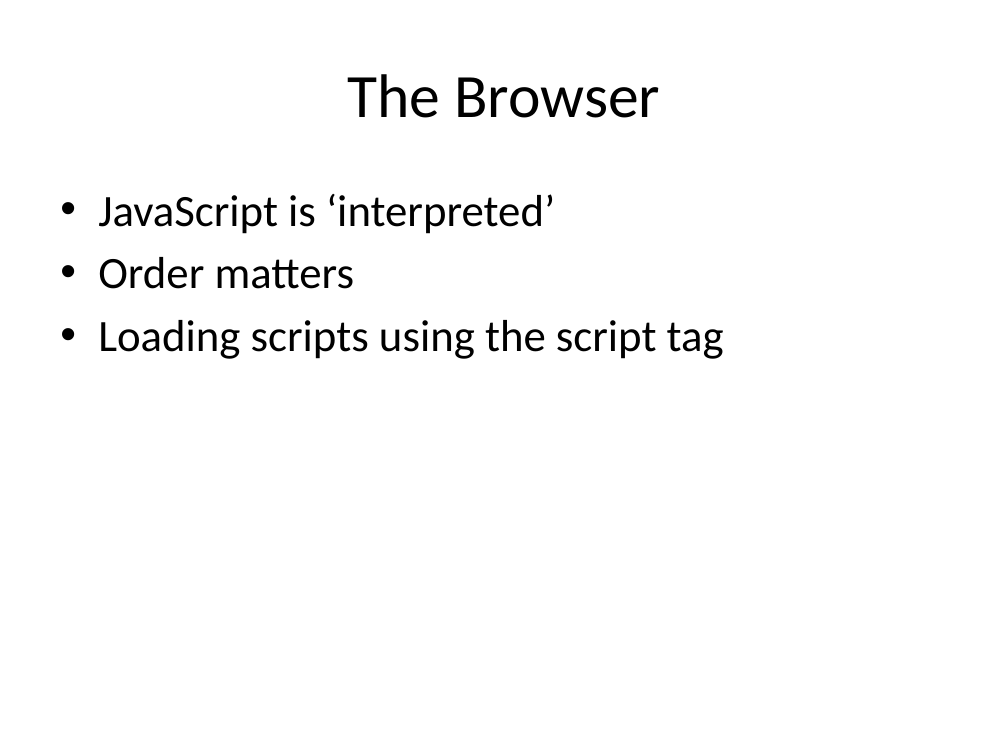
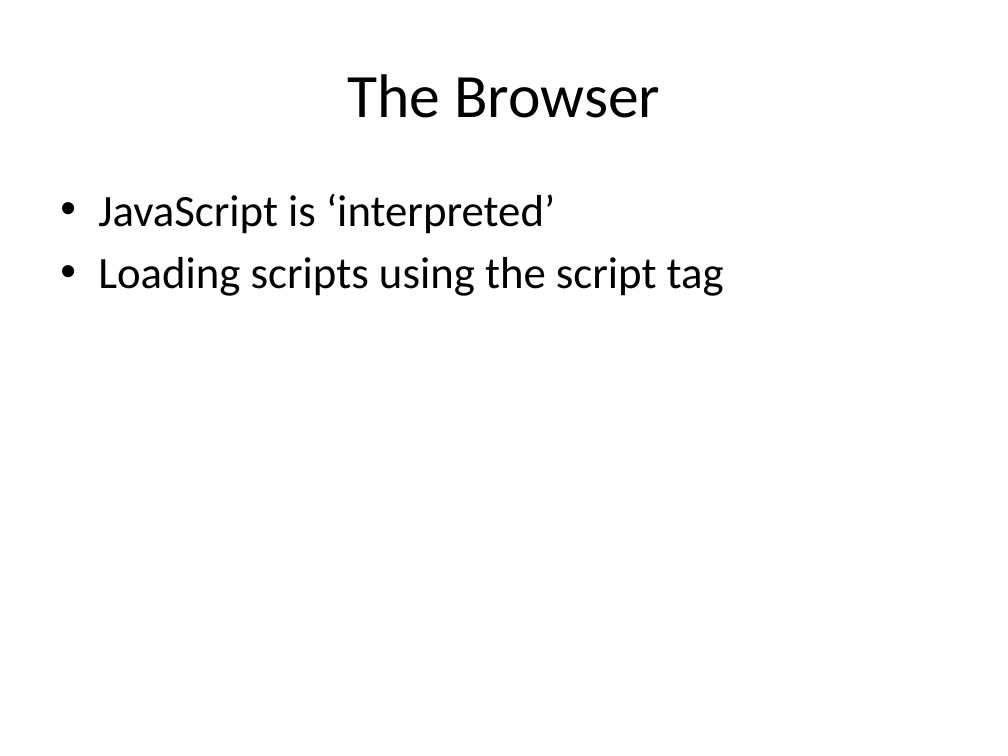
Before and after one commit to dejanvasic85/js-presentation, a slide deck: slide 4 of Dejan/Fundamentals/Fundamentals-Presentation.pptx. Drawn at 1008x756 pixels with LibreOffice and Linux fonts; fonts in the diff are those of the drawing. Boxes give left, top, right and bottom in pixels: in the first picture for what was removed or moved away, otherwise in the second. Text is boxed around its words. In the diff, an @@ line names an element or a change of style, - is before the commit and + after.

Commit message:
made some fixes to the presentations and typos

```diff
--- a/Dejan/Fundamentals/Fundamentals-Presentation.pptx
+++ b/Dejan/Fundamentals/Fundamentals-Presentation.pptx
@@ text at (98,257,355,289): paragraph removed @@
-• Order matters
```
Also in this commit, not shown: 9 other files.
